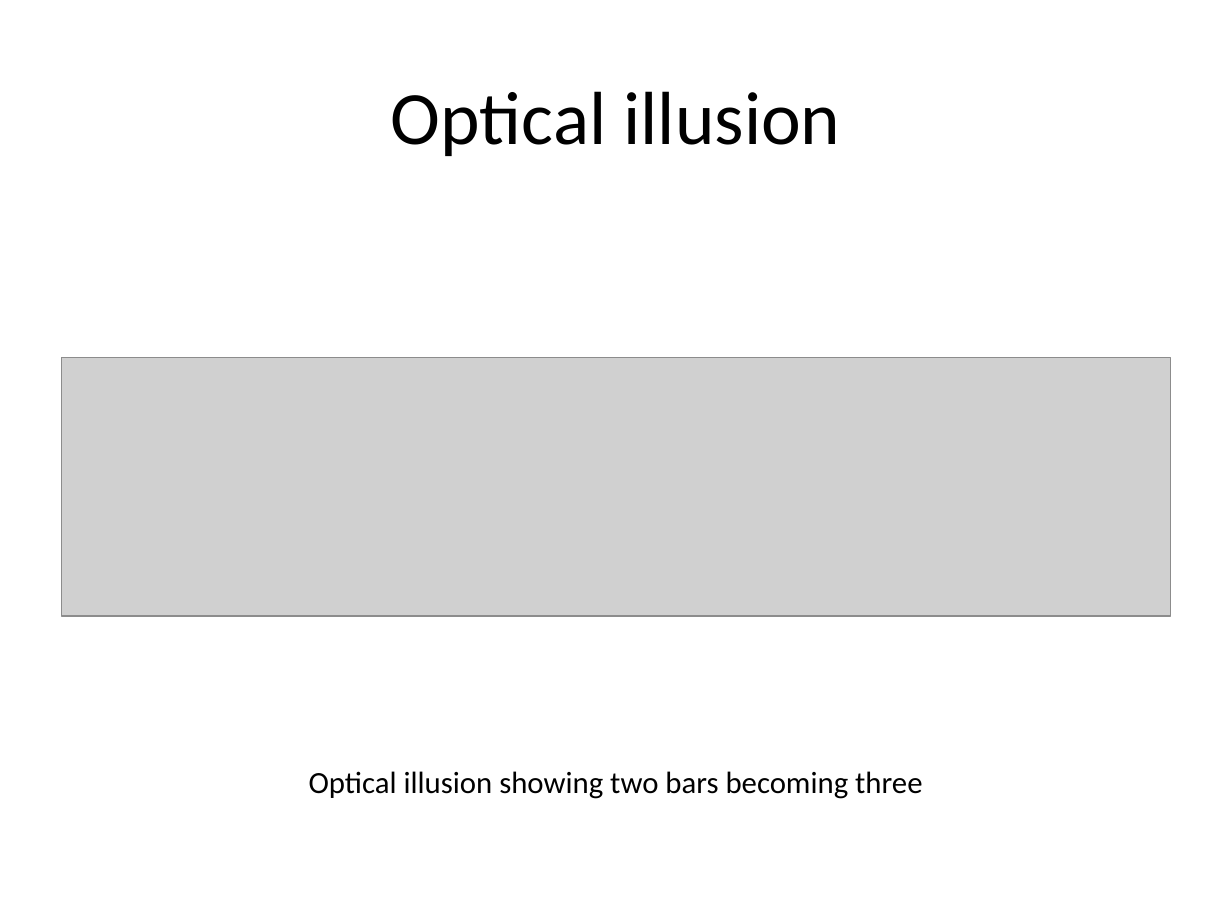
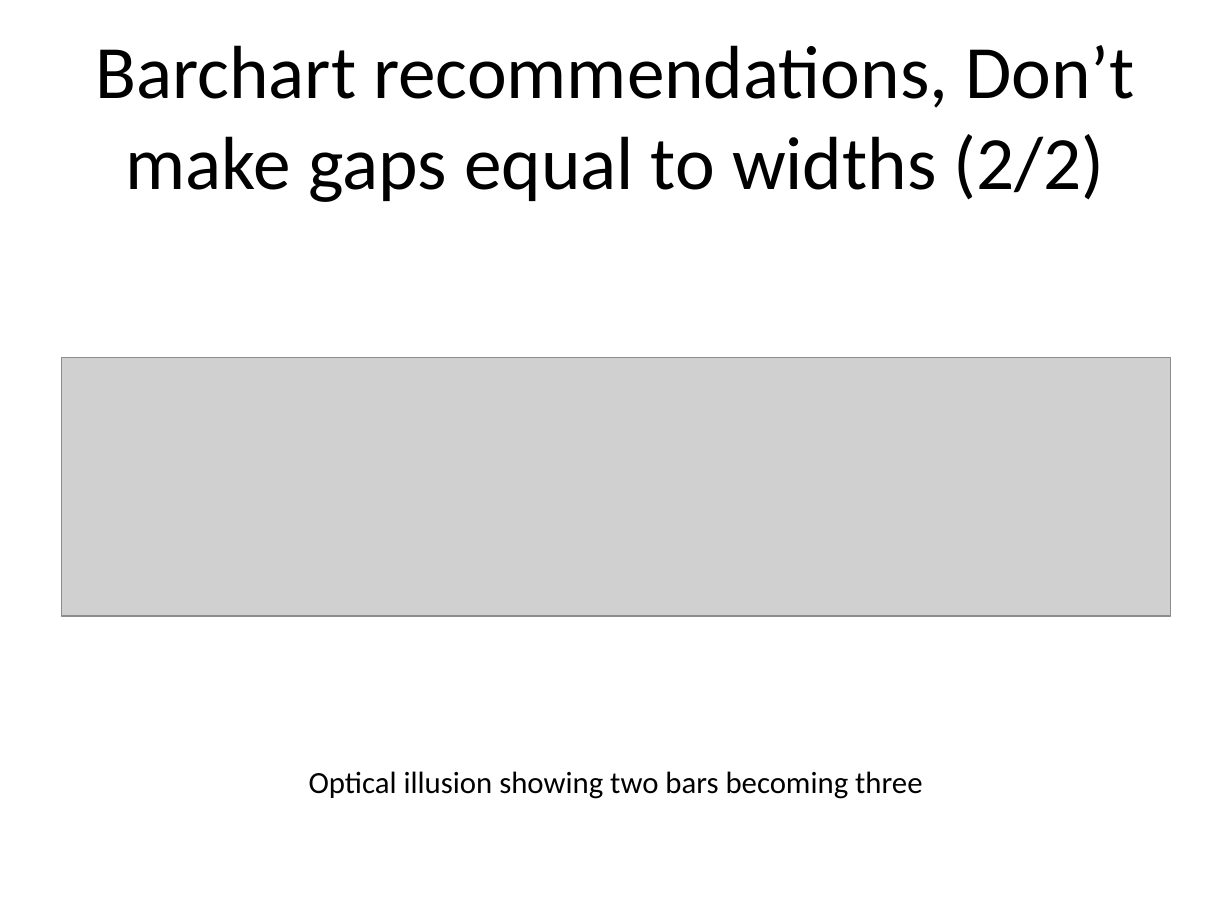
Before and after one commit to pmean/data-visualization, a slide deck: slide 106 of data-viz-02/src/v02-complete-lecture.pptx (slide 62 before the commit). Drawn at 1232x924 pixels with LibreOffice and Linux fonts; fonts in the diff are those of the drawing; grey boxes stand for pictures. Boxes give left, top, right and bottom in pixels: in the first picture for what was removed or moved away, otherwise in the second. Text is boxed around its words. In the diff, an @@ line names an element or a change of style, - is before the commit and + after.

```diff
--- a/data-viz-02/src/v02-complete-lecture.pptx
+++ b/data-viz-02/src/v02-complete-lecture.pptx
@@ title at bbox=[96, 45, 1134, 202]: text changed @@
-Optical illusion
+Barchart recommendations, Don’t make gaps equal to widths (2/2)
```
Also in this commit, not shown: 88 other slides changed, 15 slides added, 2 slides removed, 20 other files.
